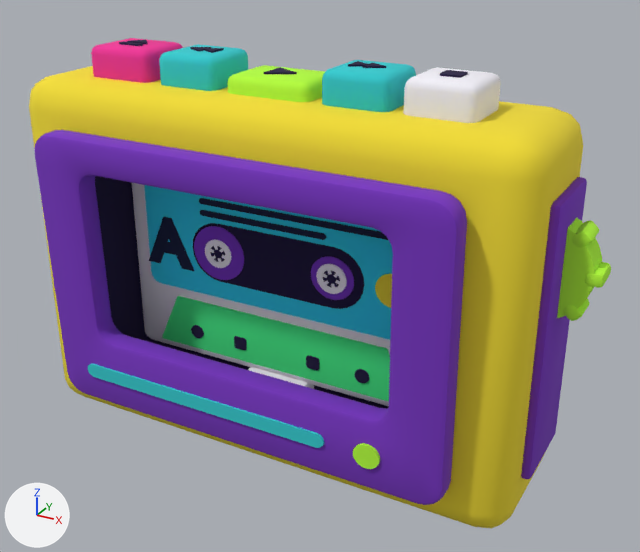
One commit to the glTF model public/new/models/crossfader-player.glb: the scene before it, then after it.
Rendered twice from a 50 mm camera at (0.301, -0.498, 0.383) aimed at (0.027, 0.0, 0.134). The lights are fixed; the arrows at lower left show +X, +Y and +Z. The older version comes first. Where no turn or scale is listed for an object, it has been applied to the vertices. Vertices at exactly the same position are counted once.

Names of what the first picture shows: 'Body', 'ButtonForward', 'ButtonRewind', 'ButtonStop', 'CassetteShell', 'r11_3djutsu_grezzo_BOBINA_DX', 'r11_3djutsu_grezzo_BOBINA_SX', 'r11_3djutsu_grezzo_ROTELLA_VOLUME', 'r11_3djutsu_grezzo_SPORTELLO', 'r11_3djutsu_grezzo_TASTO_EJECT', 'r11_3djutsu_grezzo_TASTO_PLAY'.
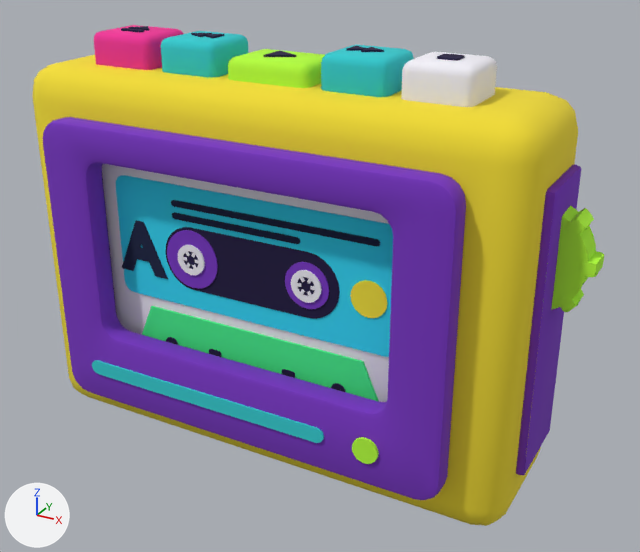
ob_device is not drawn itself; it is the parent of ob_cassette, ob_body, ob_volumewheel, ob_door, ob_buttoneject, ob_buttonforward, ob_buttonplay, ob_buttonrewind.
ob_cassette is not drawn itself; it is the parent of ob_cassettespin.
ob_door is not drawn itself; it is the parent of ob_r11_3djutsu_grezzo_sportello.

Where the newer file only moved an object's origin or applied its transform, the numbers keep the older frame.

The change, as a list of edits to the scene's bpy script:
```text
Change me_r11_3djutsu_grezzo_cassetta_guscio:
    remove me_r11_3djutsu_grezzo_cassetta_guscio.from_pydata(...)  # 912 vertices, 1756 faces; spans x -0.128..0.128, y -0.018..0.018, z -0.077..0.077
    add me_r11_3djutsu_grezzo_cassetta_guscio.from_pydata(...)  # 912 vertices, 1756 faces; spans x -0.125..0.125, y -0.05..-0.016, z -0.073..0.087
    me_r11_3djutsu_grezzo_cassetta_guscio part 1: the whole mesh is scaled about its middle by (0.98, 0.98, 1.03), then moved by (0.0, -0.033, 0.007)
Add me_r11_3djutsu_grezzo_rotella_volume_001:
    me_r11_3djutsu_grezzo_rotella_volume_001.from_pydata(...)  # 536 vertices, 494 faces; spans x -1.0..1.0, y -0.27..0.27, z -1.0..1.0
    me_r11_3djutsu_grezzo_rotella_volume_001.materials.append(mat_mat_lime)  # green #b6ff3b
Add me_r11_3djutsu_grezzo_bobina_dx_001:
    me_r11_3djutsu_grezzo_bobina_dx_001.from_pydata(...)  # 512 vertices, 960 faces; spans x -0.85..0.85, y -1.0..1.0, z -0.85..0.85
    # faces by material slot: [528, 248, 184]
    me_r11_3djutsu_grezzo_bobina_dx_001.materials.append(mat_mat_bianco)  # white #f4f2fa
    me_r11_3djutsu_grezzo_bobina_dx_001.materials.append(mat_mat_viola)  # purple #7935c3
    me_r11_3djutsu_grezzo_bobina_dx_001.materials.append(mat_mat_inchiostro)  # dark purple #190d3d
Add me_r11_3djutsu_grezzo_bobina_sx_001:
    me_r11_3djutsu_grezzo_bobina_sx_001.from_pydata(...)  # 512 vertices, 960 faces; spans x -1.0..1.0, y -0.9..0.9, z -1.0..1.0
    # faces by material slot: [528, 248, 184]
    me_r11_3djutsu_grezzo_bobina_sx_001.materials.append(mat_mat_bianco)  # white #f4f2fa
    me_r11_3djutsu_grezzo_bobina_sx_001.materials.append(mat_mat_viola)  # purple #7935c3
    me_r11_3djutsu_grezzo_bobina_sx_001.materials.append(mat_mat_inchiostro)  # dark purple #190d3d
Add me_r11_3djutsu_grezzo_tasto_play_001:
    me_r11_3djutsu_grezzo_tasto_play_001.from_pydata(...)  # 102 vertices, 196 faces; spans x -1.0..1.0, y -0.75..0.75, z -0.59..0.59
    # faces by material slot: [188, 8]
    me_r11_3djutsu_grezzo_tasto_play_001.materials.append(mat_mat_lime)  # green #b6ff3b
    me_r11_3djutsu_grezzo_tasto_play_001.materials.append(mat_mat_inchiostro)  # dark purple #190d3d
Add me_r11_3djutsu_grezzo_tasto_eject_001:
    me_r11_3djutsu_grezzo_tasto_eject_001.from_pydata(...)  # 126 vertices, 240 faces; spans x -1.0..1.0, y -0.9..0.9, z -0.7..0.7
    # faces by material slot: [188, 52]
    me_r11_3djutsu_grezzo_tasto_eject_001.materials.append(mat_mat_rosa)  # pink #f23399
    me_r11_3djutsu_grezzo_tasto_eject_001.materials.append(mat_mat_inchiostro)  # dark purple #190d3d
Change ob_device:
    ob_device.scale: (1.02, 1.02, 0.968) -> (1.0, 1.0, 1.0)
Change ob_cassette:
    ob_cassette.location: (0.0, 0.0, 0.132) -> (0.0, -0.033, 0.135)
Change ob_reelright:
    ob_reelright: bpy.data.objects.new('ReelRight', None) -> bpy.data.objects.new('ReelRight', me_r11_3djutsu_grezzo_bobina_dx_001)
    ob_reelright.rotation_euler: (0.0, 0.262, 0.0) -> (0.0, 0.0, 0.0)  # degrees (0, 15, 0) -> degrees (0, 0, 0)
    ob_reelright.scale: (1.0, 1.0, 1.0) -> (0.0188, 0.0188, 0.0188)
Remove ob_r11_3djutsu_grezzo_bobina_dx:
    ob_r11_3djutsu_grezzo_bobina_dx = bpy.data.objects.new('r11_3djutsu_grezzo_BOBINA_DX', me_r11_3djutsu_grezzo_bobina_dx)
Change ob_reelleft:
    ob_reelleft: bpy.data.objects.new('ReelLeft', None) -> bpy.data.objects.new('ReelLeft', me_r11_3djutsu_grezzo_bobina_sx_001)
    ob_reelleft.rotation_euler: (0.0, 0.262, 0.0) -> (0.0, 0.0, 0.0)  # degrees (0, 15, 0) -> degrees (0, 0, 0)
    ob_reelleft.scale: (1.0, 1.0, 1.0) -> (0.021, 0.021, 0.021)
Remove ob_r11_3djutsu_grezzo_bobina_sx:
    ob_r11_3djutsu_grezzo_bobina_sx = bpy.data.objects.new('r11_3djutsu_grezzo_BOBINA_SX', me_r11_3djutsu_grezzo_bobina_sx)
Change ob_body:
    ob_body.location: (-0.002, 0.00425, 0.135) -> (-0.002, 0.00424, 0.135)
Change ob_volumewheel:
    ob_volumewheel: bpy.data.objects.new('VolumeWheel', None) -> bpy.data.objects.new('VolumeWheel', me_r11_3djutsu_grezzo_rotella_volume_001)
    ob_volumewheel.scale: (1.0, 1.0, 1.0) -> (0.0389, 0.0389, 0.0389)
Remove ob_r11_3djutsu_grezzo_rotella_volume:
    ob_r11_3djutsu_grezzo_rotella_volume = bpy.data.objects.new('r11_3djutsu_grezzo_ROTELLA_VOLUME', me_r11_3djutsu_grezzo_rotella_volume)
Change ob_door:
    ob_door.rotation_euler: (0.0217, 0.0, 0.0) -> (0.0, 0.0, 0.0)  # degrees (1.2, 0, 0) -> degrees (0, 0, 0)
Change ob_buttoneject:
    ob_buttoneject: bpy.data.objects.new('ButtonEject', None) -> bpy.data.objects.new('ButtonEject', me_r11_3djutsu_grezzo_tasto_eject_001)
    ob_buttoneject.location: (-0.114, -0.005, 0.27) -> (-0.114, -0.005, 0.276)
    ob_buttoneject.scale: (1.0, 1.0, 1.0) -> (0.025, 0.025, 0.025)
Remove ob_r11_3djutsu_grezzo_tasto_eject:
    ob_r11_3djutsu_grezzo_tasto_eject = bpy.data.objects.new('r11_3djutsu_grezzo_TASTO_EJECT', me_r11_3djutsu_grezzo_tasto_eject)
Change ob_buttonplay:
    ob_buttonplay: bpy.data.objects.new('ButtonPlay', None) -> bpy.data.objects.new('ButtonPlay', me_r11_3djutsu_grezzo_tasto_play_001)
    ob_buttonplay.location: (0.00244, -0.00488, 0.26) -> (0.0025, -0.005, 0.268)
    ob_buttonplay.scale: (1.0, 1.0, 1.0) -> (0.03, 0.03, 0.03)
Remove ob_r11_3djutsu_grezzo_tasto_play:
    ob_r11_3djutsu_grezzo_tasto_play = bpy.data.objects.new('r11_3djutsu_grezzo_TASTO_PLAY', me_r11_3djutsu_grezzo_tasto_play)
```

Where the change shows, as pixel boxes [x1, y1, x2, y2] in the pictures (640 x 552 px):
'Body', rescaled, moved
    before: [29, 66, 587, 528]
    after: [33, 55, 581, 526]
'r11_3djutsu_grezzo_SPORTELLO', rescaled, turned
    before: [35, 130, 467, 505]
    after: [43, 117, 466, 500]
'CassetteShell', moved, rescaled
    before: [132, 183, 393, 406]
    after: [102, 163, 393, 402]
'ButtonStop', rescaled
    before: [403, 67, 501, 123]
    after: [401, 52, 497, 107]
'ButtonForward', rescaled
    before: [322, 60, 416, 112]
    after: [321, 45, 414, 97]
'ButtonRewind', rescaled
    before: [159, 44, 248, 91]
    after: [161, 31, 248, 78]
'VolumeWheel', now drawn (green)
    after: [542, 206, 604, 312]
'r11_3djutsu_grezzo_ROTELLA_VOLUME', deleted (green)
    before: [557, 218, 611, 321]
'ButtonPlay', now drawn
    after: [228, 49, 325, 88]
'r11_3djutsu_grezzo_TASTO_EJECT', deleted
    before: [91, 38, 183, 83]
'ButtonEject', now drawn
    after: [94, 25, 183, 70]
'r11_3djutsu_grezzo_TASTO_PLAY', deleted
    before: [227, 65, 325, 102]
'ReelLeft', now drawn
    after: [167, 230, 218, 289]
'r11_3djutsu_grezzo_BOBINA_SX', deleted
    before: [194, 226, 244, 280]
'ReelRight', now drawn
    after: [285, 262, 329, 309]
'r11_3djutsu_grezzo_BOBINA_DX', deleted
    before: [311, 256, 354, 300]
